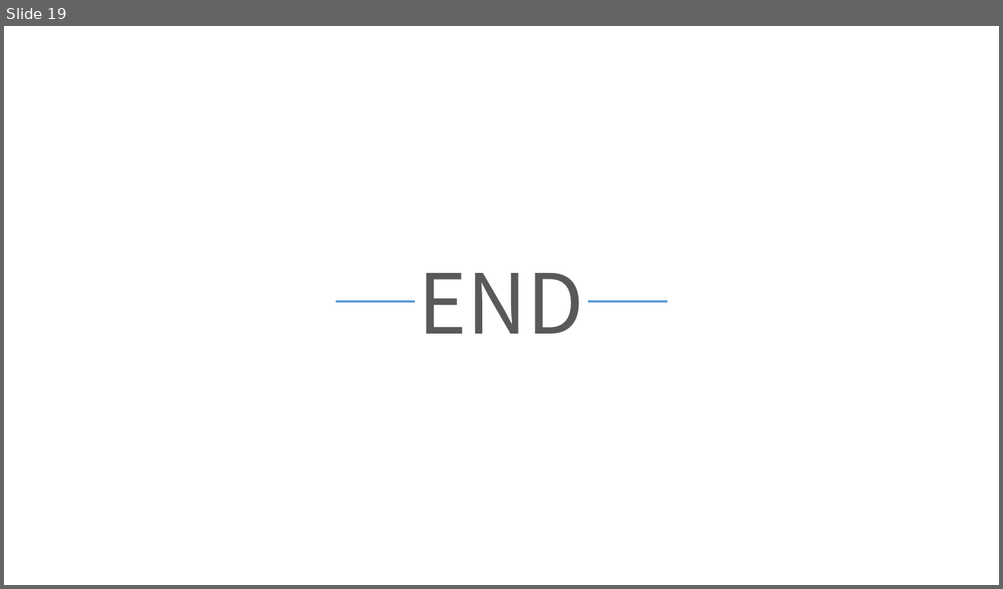
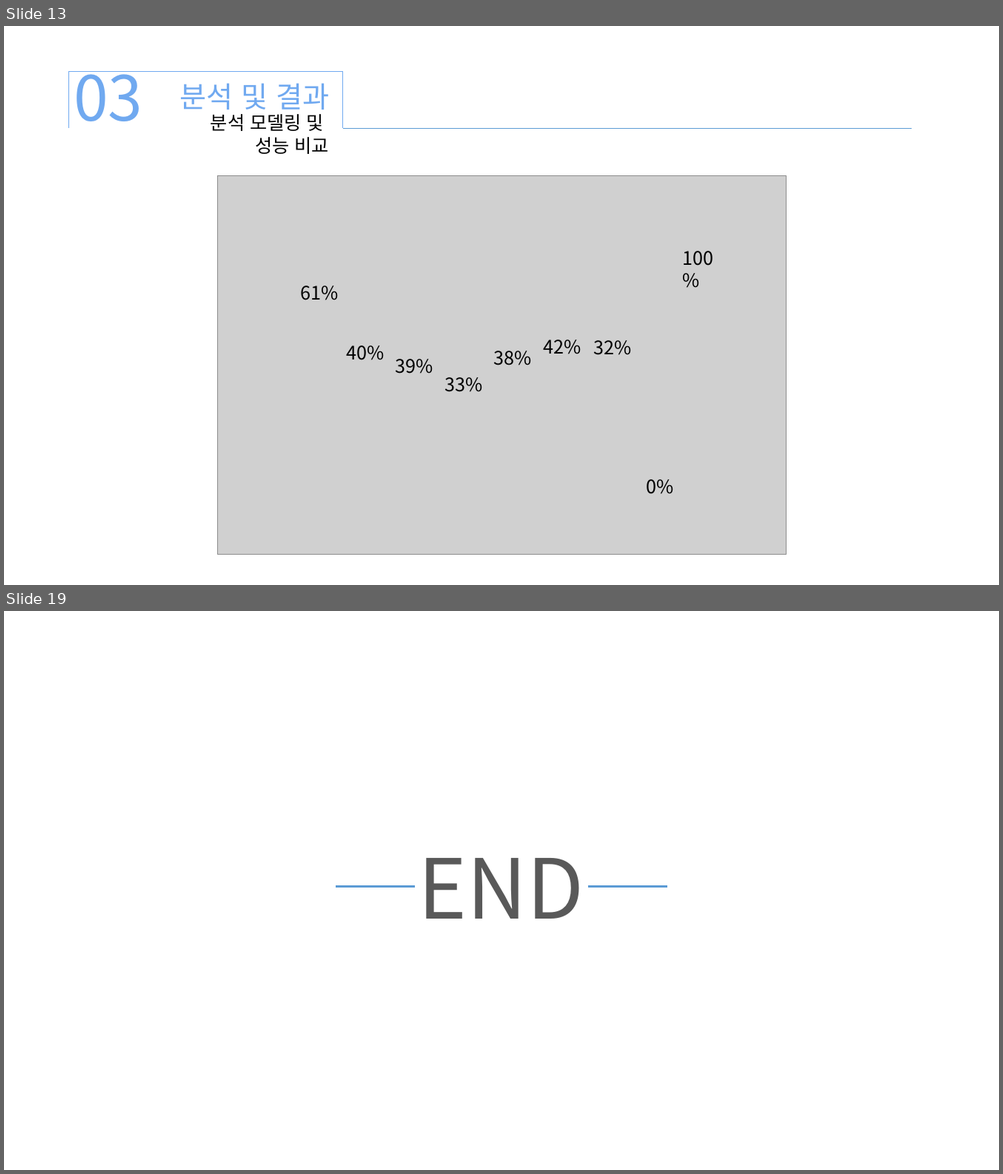
Before and after one commit to xddongx/flexink, a slide deck: titanic/titanic.pptx. Shown one above the other, each under a label of ours: slide 19 before the commit, slides 13 and 19 after it; the slides between them are not shown. The pictures are 1003x589 and 1003x1174 pixels, drawn with LibreOffice and Linux fonts; fonts in the diff are those of the drawing; grey boxes stand for pictures. Boxes give left, top, right and bottom in pixels: in the first picture for what was removed or moved away, otherwise in the second. Text is boxed around its words. In the diff, an @@ line names an element or a change of style, - is before the commit and + after.

```diff
--- a/titanic/titanic.pptx
+++ b/titanic/titanic.pptx
@@ slide 13 added at (x1=4, y1=26, x2=999, y2=585), background #FFFFFF @@
@@ right bracket added at (x1=68, y1=71, x2=342, y2=128), outline #70A9F0 0.5 pt @@
@@ text added at (x1=74, y1=71, x2=142, y2=121), 60 pt, text #70A9F0 @@
+03
@@ text added at (x1=179, y1=83, x2=329, y2=116), 28 pt, text #70A9F0 @@
+분석 및 결과
@@ text added at (x1=210, y1=114, x2=329, y2=154), 18 pt, text #000000 @@
+분석 모델링 및
+성능 비교
@@ line added from (343, 128) to (911, 128), #5B9BD5 0.5 pt @@
@@ picture added at (x1=217, y1=176, x2=786, y2=555) @@
@@ text added at (x1=682, y1=251, x2=713, y2=266), 18 pt, text #000000 @@
+100%
@@ text added at (x1=300, y1=286, x2=338, y2=301), 18 pt, text #000000 @@
+61%
@@ text added at (x1=347, y1=346, x2=384, y2=360), 18 pt, text #000000 @@
+40%
@@ text added at (x1=493, y1=351, x2=531, y2=366), 18 pt, text #000000 @@
+38%
@@ text added at (x1=543, y1=340, x2=581, y2=355), 18 pt, text #000000 @@
+42%
@@ text added at (x1=593, y1=340, x2=631, y2=355), 18 pt, text #000000 @@
+32%
@@ text added at (x1=395, y1=359, x2=433, y2=374), 18 pt, text #000000 @@
+39%
@@ text added at (x1=444, y1=378, x2=482, y2=392), 18 pt, text #000000 @@
+33%
@@ text added at (x1=646, y1=480, x2=674, y2=494), 18 pt, text #000000 @@
+0%
```
Also in this commit, not shown: 13 slides changed, 4 other slides added, 10 slides removed, 13 other files.
